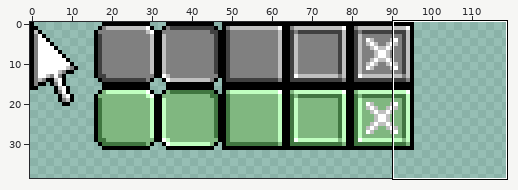
Two versions of one sprite sheet, Bin/Data/Textures/UI.png. Above: a wide view before the commit, with the close-up outlined.
Close-up. Old version:
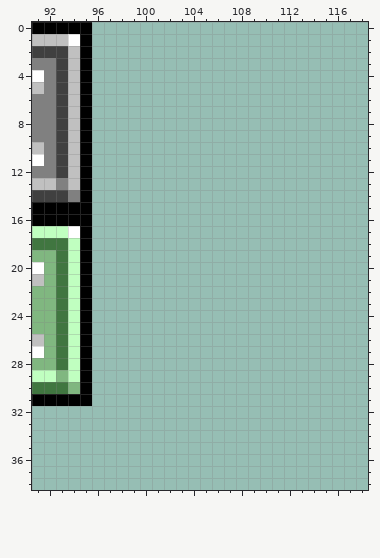
The file is 128x128 pixels. Shown: x 91..118, y 0..38. The wide view leaves out empty margins.
Now the later version:
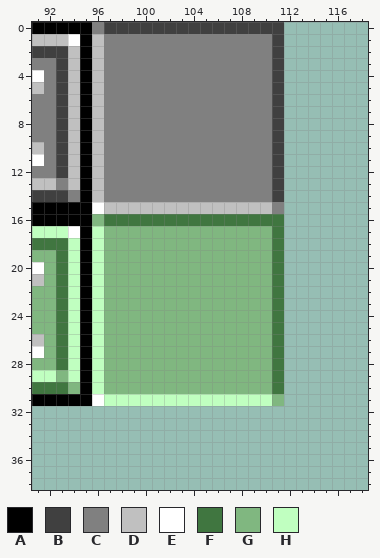
Palette (. is transparent): A #000000  B #404040  C #808080  D #c0c0c0  E #ffffff  F #407640  G #80b780  H #c0ffc0
From old to new:
{"y":0,"x":96,"old":"................","new":"CBBBBBBBBBBBBBBB"}
{"y":1,"x":96,"old":"................","new":"DCCCCCCCCCCCCCCB"}
{"y":2,"x":96,"old":"................","new":"DCCCCCCCCCCCCCCB"}
{"y":3,"x":96,"old":"................","new":"DCCCCCCCCCCCCCCB"}
{"y":4,"x":96,"old":"................","new":"DCCCCCCCCCCCCCCB"}
{"y":5,"x":96,"old":"................","new":"DCCCCCCCCCCCCCCB"}
{"y":6,"x":96,"old":"................","new":"DCCCCCCCCCCCCCCB"}
{"y":7,"x":96,"old":"................","new":"DCCCCCCCCCCCCCCB"}
{"y":8,"x":96,"old":"................","new":"DCCCCCCCCCCCCCCB"}
{"y":9,"x":96,"old":"................","new":"DCCCCCCCCCCCCCCB"}
{"y":10,"x":96,"old":"................","new":"DCCCCCCCCCCCCCCB"}
{"y":11,"x":96,"old":"................","new":"DCCCCCCCCCCCCCCB"}
{"y":12,"x":96,"old":"................","new":"DCCCCCCCCCCCCCCB"}
{"y":13,"x":96,"old":"................","new":"DCCCCCCCCCCCCCCB"}
{"y":14,"x":96,"old":"................","new":"DCCCCCCCCCCCCCCB"}
{"y":15,"x":96,"old":"................","new":"EDDDDDDDDDDDDDDC"}
{"y":16,"x":96,"old":"................","new":"GFFFFFFFFFFFFFFF"}
{"y":17,"x":96,"old":"................","new":"HGGGGGGGGGGGGGGF"}
{"y":18,"x":96,"old":"................","new":"HGGGGGGGGGGGGGGF"}
{"y":19,"x":96,"old":"................","new":"HGGGGGGGGGGGGGGF"}
{"y":20,"x":96,"old":"................","new":"HGGGGGGGGGGGGGGF"}
{"y":21,"x":96,"old":"................","new":"HGGGGGGGGGGGGGGF"}
{"y":22,"x":96,"old":"................","new":"HGGGGGGGGGGGGGGF"}
{"y":23,"x":96,"old":"................","new":"HGGGGGGGGGGGGGGF"}
{"y":24,"x":96,"old":"................","new":"HGGGGGGGGGGGGGGF"}
{"y":25,"x":96,"old":"................","new":"HGGGGGGGGGGGGGGF"}
{"y":26,"x":96,"old":"................","new":"HGGGGGGGGGGGGGGF"}
{"y":27,"x":96,"old":"................","new":"HGGGGGGGGGGGGGGF"}
{"y":28,"x":96,"old":"................","new":"HGGGGGGGGGGGGGGF"}
{"y":29,"x":96,"old":"................","new":"HGGGGGGGGGGGGGGF"}
{"y":30,"x":96,"old":"................","new":"HGGGGGGGGGGGGGGF"}
{"y":31,"x":96,"old":"................","new":"EHHHHHHHHHHHHHHG"}
{"label":"added","picture_box":[92,22,284,406]}
